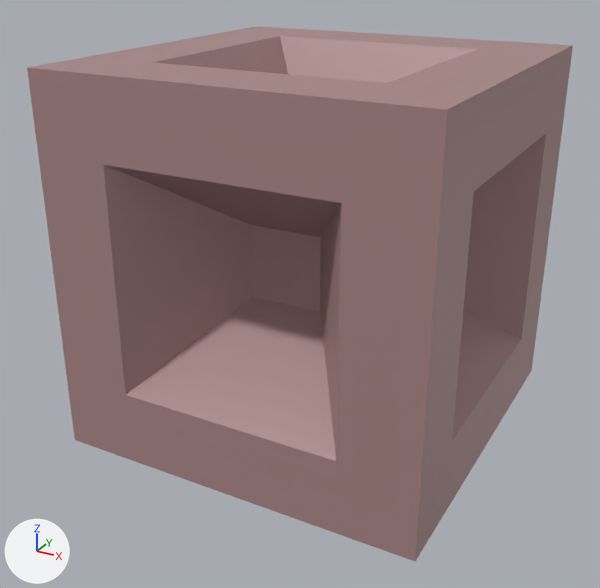
The glTF model dist/Model/iron.glb: old version first, new version second.
Before and after are seen from a 50 mm lens placed at (0.978, -1.901, 0.788), pointed at (-0.026, -0.076, -0.124). Arrows for +X, +Y and +Z are at lower left; the lights stay in place. Vertices at the same position are counted once.

Objects in the first picture: 'iron'.
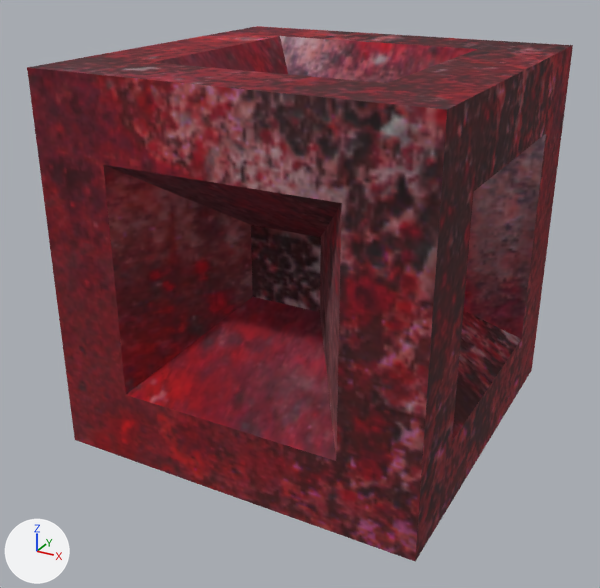
The change in detail:
Picture 'iron' (img_iron) is new.
In material 'Iron' (mat_iron), base_color is no longer (0.4, 0.24, 0.24), brown #aa8686.
In material 'Iron' (mat_iron), texture is now set to img_iron.
In material 'Iron' (mat_iron), roughness goes from 0.5 to 1.0.
me_cube_015 has 73 vertices, 142 faces and spans x -0.5..0.5, y -0.5..0.5, z -0.5..0.5.
me_cube_015 is used by ob_iron; location (0.0, 0.0, 0.0).
me_cube_015 part 1: texture (UV) coordinates of 142 of 142 faces, centred in x -0.5..0.5, y -0.5..0.5, z -0.5..0.5, changed; they spanned u 0.0..0.88, v 0.0..1.0 and now span u 0.0..1.0, v 0.0..1.0.

Boxes (x1, y1, x2, y2) around the edits, measured in the pictures (600 x 588 px):
'iron', surface changed (brown to red)
    both: (27, 26, 573, 561)
